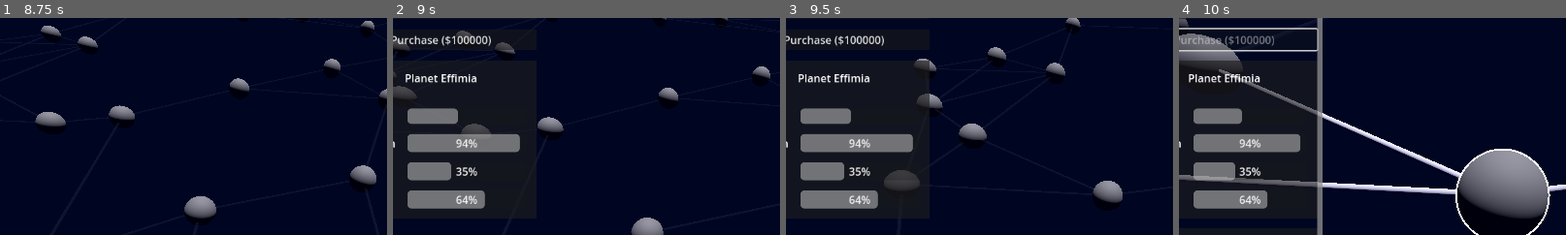
Above: before the commit, frames 1-4 (left to right).
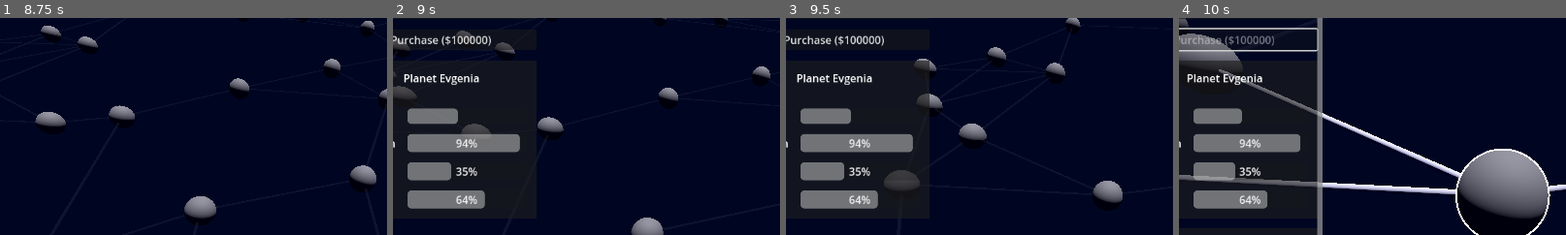
Above: after the commit, the same moments.

Repository: pastthepixels/cosmic-landlord
Game: Godot game, scene res://scenes/main_menu/main_menu.tscn
Two runs of this game, one before a commit and one after it. Both use one fixed random seed, a clock stepped at 60 frames per second and the inputs below.
Inputs (mouse positions are % of the whole screen's width and height, from its top left):
- Up to frame 1 (8.75 s): click "Play" at 0.5 s; tap Enter at 1.25, 5, 6.5 s; move the mouse to (45, 70) at 1.27 s; click (45, 70) at 1.42 s; tap Space at 2, 5.75, 7.25 s; move the mouse to (80, 65) at 2.02 s; click (80, 65) at 2.17 s; move the mouse to (20, 35) at 2.77 s; click (20, 35) at 2.92 s; move the mouse to (55, 50) at 3.52 s; click (55, 50) at 3.67 s; move the mouse to (35, 25) at 4.27 s; click (35, 25) at 4.42 s; move the mouse to (72, 45) at 5.02 s; click (72, 45) at 5.17 s; move the mouse to (30, 55) at 5.77 s; click (30, 55) at 5.92 s; move the mouse to (60, 28) at 6.52 s; click (60, 28) at 6.67 s; move the mouse to (45, 70) at 7.27 s; click (45, 70) at 7.42 s; move the mouse to (80, 65) at 8.02 s; click (80, 65) at 8.17 s
- Up to frame 2 (9 s): move the mouse to (20, 35) at 8.77 s; click (20, 35) at 8.92 s
- Up to frame 3 (9.5 s): no input
- Up to frame 4 (10 s): click "Purchase ($100000)" at 9.5 s
The pictures show only the part of the screen within x 9-59%, y 9-59%; the shares and areas given below are measured in that part.

Frame 1 is identical in both runs. In frame 2, 0.5% of the frame differs, in the area x 2-23%, y 25-31%; in frame 3, 0.5%; in frame 4, 0.5%.
Error before the commit: Invalid access of index '42' on a base object of type: 'PackedStringArray'. (res://scenes/planet/planet.gd:93)

Commit message:
Add tribes + make them appear in PlanetHUD

Diff:
--- a/scenes/planet/planet.gd
+++ b/scenes/planet/planet.gd
@@ -11,7 +11,7 @@
 # Nitrogen level: percentage
 #@export_range(0, 1) var nitrogen_level : float
 # Percentage of surface occupied by water
-@export_range(0, 1) var water_to_land_ratio : float # TODO: water to land ratio?
+@export_range(0, 1) var water_to_land_ratio : float
 
 @export_category("Purchasing")
 @export var price : int
@@ -20,6 +20,13 @@
 @export_category("Other")
 @export var planet_name = ""
 @export var generate_name : bool = false
+
+@export var max_population: int = 1000000
+
+
+@onready var names_file = FileAccess.open("res://res/planet_names.txt", FileAccess.READ)
+
+var population = {}
 
 var rng = RandomNumberGenerator.new()
 
@@ -37,7 +44,7 @@
 	if generate_name:
 		planet_name = gen_name()
 	$PlanetHUD.set_up(self)
-
+	fill_population()
 
 # Called every frame. 'delta' is the elapsed time since the previous frame.
 func _process(_delta):
@@ -87,13 +94,26 @@
 	$MeshInstance3D.material_overlay.albedo_color.a = 1
 	$PlanetHUD.unlock()
 
+# Fills up the "population" array
+func fill_population():
+	for tribe in get_tree().get_nodes_in_group("tribes"):
+		population[tribe.name] = 0
+	$PlanetHUD.add_population_sliders(self)
+
+func get_population_count():
+	var count = 0
+	for tribe in population:
+		count += population[tribe]
+	return count
+
 func gen_name():
-	var file = FileAccess.open("res://res/planet_names.txt", FileAccess.READ)
-	var possible_names = file.get_as_text().split("\n")
-	var generated_name = possible_names[rng.randi_range(0, possible_names.size())]
+	var possible_names = names_file.get_as_text().split("\n")
+	var generated_name = possible_names[rng.randi_range(0, possible_names.size() - 1)].strip_edges()
+	# Checks to see if the name is blank (for some reason???)
+	if generated_name.length() <= 0: return gen_name()
 	# Checks to see if the name doesn't already exist
 	for planet in get_tree().get_nodes_in_group("planets"):
-		if planet.name.strip_edges() == generated_name.strip_edges():
+		if planet != self and planet.planet_name == generated_name:
 			return gen_name()
 	return generated_name
 
--- a/scenes/planet/planet_hud.gd
+++ b/scenes/planet/planet_hud.gd
@@ -3,6 +3,8 @@
 signal exited
 
 signal purchase_pressed
+
+var label_scene = preload("res://scenes/planet/planet_hud_label.tscn")
 
 func _on_back_button_pressed():
 	emit_signal("exited")
@@ -14,6 +16,13 @@
 	if planet.purchased:
 		unlock()
 
+func add_population_sliders(planet):
+	for tribe in planet.population:
+		var label = label_scene.instantiate()
+		label.name = tribe
+		label.get_node("ProgressBar").hide()
+		$%Population/VBoxContainer.add_child(label)
+
 func update(planet):
 	$%PlanetStats.set_stats(
 		planet.temperature_level,
@@ -22,6 +31,13 @@
 		planet.water_to_land_ratio,
 		"Planet " + planet.planet_name
 	)
+	for tribe in planet.population:
+		if has_node("%" + ("Population/VBoxContainer/%s" % tribe)):
+			print(true)
+			get_node("%" + ("Population/VBoxContainer/%s" % tribe)).visible = planet.population[tribe] > 0
+			get_node("%" + ("Population/VBoxContainer/%s/Label" % tribe)).text = (tribe + ": %d") % planet.population[tribe]
+	$%PopTotal/ProgressBar.value = planet.get_population_count() / float(planet.max_population)
+
 	$%PurchaseButton.text = "Purchase ($%d)" % planet.price
 
 func unlock():
--- a/scenes/planet_screen/planet_screen.gd
+++ b/scenes/planet_screen/planet_screen.gd
@@ -2,9 +2,13 @@
 
 @export var planets : int = 20
 
+@export var tribes : int = 5
+
 var planet_scene = preload("res://scenes/planet/planet.tscn")
 
 var line_scene = preload("res://scenes/line/line.tscn")
+
+var tribe_scene = preload("res://scenes/tribe/tribe.tscn")
 
 var rng = RandomNumberGenerator.new()
 
@@ -12,12 +16,18 @@
 # Called when the node enters the scene tree for the first time.
 func _ready():
 	rng.randomize()
+	generate_tribes()
 	generate_planets()
 
 
 # Called every frame. 'delta' is the elapsed time since the previous frame.
 func _process(delta):
 	pass
+
+func generate_tribes():
+	for i in tribes:
+		var tribe = tribe_scene.instantiate()
+		$Tribes.add_child(tribe)
 
 # TODO: in the future, voronoi noise
 func generate_planets():
--- a/scenes/planet_screen/planet_screen.tscn
+++ b/scenes/planet_screen/planet_screen.tscn
@@ -40,3 +40,5 @@
 
 [node name="Planets" type="Node3D" parent="."]
 transform = Transform3D(1, 0, 0, 0, 1, 0, 0, 0, 1, 0.0334654, 0, 0)
+
+[node name="Tribes" type="Node" parent="."]
--- /dev/null
+++ b/scenes/tribe/tribe.gd
@@ -0,0 +1,45 @@
+extends Node
+
+var rng = RandomNumberGenerator.new()
+
+# Look at planet/planet.gd
+@export_category("Climate")
+@export var randomly_generated_climate : bool = false
+@export_range(-1, 1) var temperature_level : float
+@export_range(0, 1) var oxygen_level : float
+@export_range(0, 1) var carbon_dioxide_level : float
+@export_range(0, 1) var water_to_land_ratio : float
+
+@export_category("Money making")
+# Every pay cycle you get $x/person who's on one of your planets
+@export var randomly_generated_payback : bool = false
+@export var payback : int
+
+
+@onready var names_file = FileAccess.open("res://res/tribe_names.txt", FileAccess.READ)
+
+# Called when the node enters the scene tree for the first time.
+func _ready():
+	rng.randomize()
+	name = gen_name()
+	if randomly_generated_climate:
+		generate_random_climate()
+	if randomly_generated_payback:
+		payback = rng.randi_range(1, 10)
+
+func generate_random_climate():
+	temperature_level	 = rng.randf_range(-1, 1)
+	oxygen_level		 = rng.randf_range(0, 1)
+	carbon_dioxide_level = rng.randf_range(0, 1)
+	water_to_land_ratio	 = rng.randf_range(0, 1)
+
+func gen_name():
+	var possible_names = names_file.get_as_text().split("\n")
+	var generated_name = possible_names[rng.randi_range(0, possible_names.size() - 1)].strip_edges()
+	# Checks to see if the name is blank (for some reason???)
+	if generated_name.length() <= 0: return gen_name()
+	# Checks to see if the name doesn't already exist
+	for tribe in get_tree().get_nodes_in_group("tribes"):
+		if tribe != self and tribe.name == generated_name:
+			return gen_name()
+	return generated_name
--- /dev/null
+++ b/scenes/tribe/tribe.tscn
@@ -0,0 +1,6 @@
+[gd_scene load_steps=2 format=3 uid="uid://b5qt522fojsv7"]
+
+[ext_resource type="Script" path="res://scenes/tribe/tribe.gd" id="1_3r3yx"]
+
+[node name="Tribe" type="Node" groups=["tribes"]]
+script = ExtResource("1_3r3yx")
Not shown, changed: res/planet_names.txt
Not shown, added: res/tribe_names.txt
